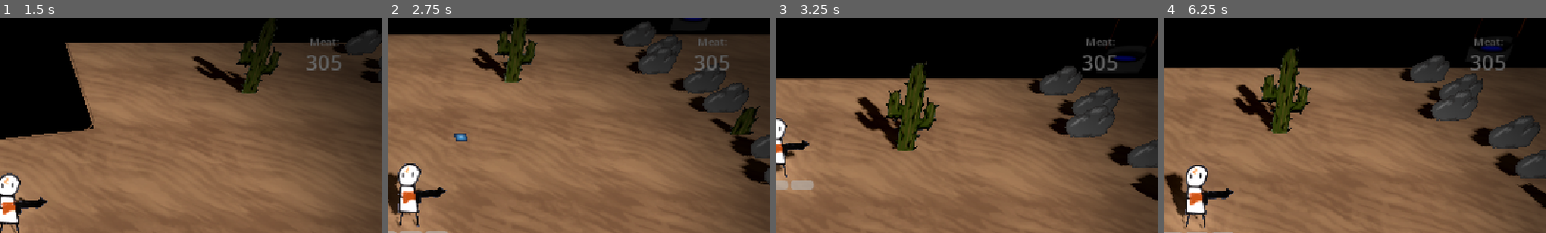
Above: before the commit, frames 1-4 (left to right).
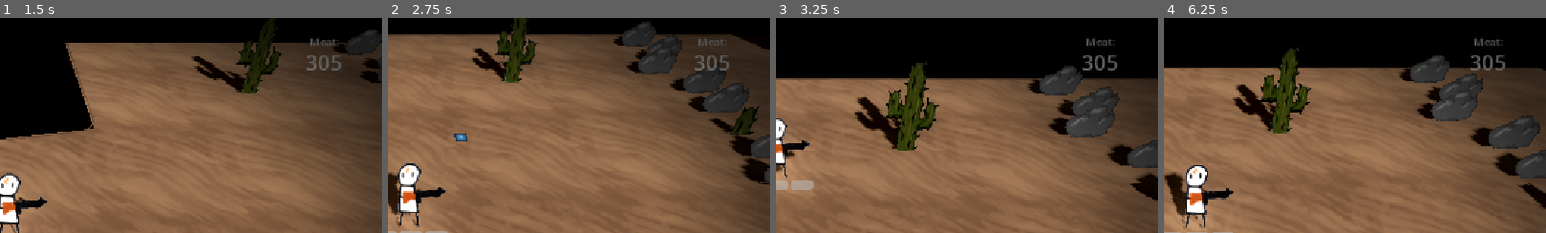
Above: after the commit, the same moments.

Repository: gmuGADIG/DEADSHOT
Game: Godot game, scene res://world/levels/desert_intro/level_desert_intro.tscn
Same seed, same stepped clock (60 frames per second), same inputs: the game is played once before the commit and once after it. This scene is started directly instead of the project's main scene. The engine's default icon, where the game draws it, is replaced by a stand-in: a white triangle on a blue panel in a dark square. Sound files missing from this copy of the repository are replaced by a short silence.
Inputs (mouse positions are % of the whole screen's width and height, from its top left):
- Up to frame 1 (1.5 s): move the mouse to (72, 45) at 0.52 s; press the mouse at (72, 45) at 0.53 s; hold D (move_right) 0.53-1.28 s; move the mouse to (30, 55) at 1.27 s; release the mouse at (30, 55) at 1.28 s; hold S (move_down) from 1.28 s (still down); tap E (interact) at 1.35 s
- Up to frame 2 (2.75 s): move the mouse to (60, 28) at 2.02 s; release S (move_down) at 2.03 s; hold D (move_right) from 2.03 s (still down); hold Shift (quick_purchase) from 2.03 s (still down)
- Up to frame 3 (3.25 s): move the mouse to (45, 70) at 2.77 s; release D (move_right) at 2.78 s; release Shift (quick_purchase) at 2.78 s; hold W (move_up) from 2.78 s (still down); tap Space (roll) at 2.85 s
- Up to frame 4 (6.25 s): move the mouse to (80, 65) at 3.52 s; release W (move_up) at 3.53 s; hold Right mouse button (whip) 3.53-4.28 s; hold A (move_left) 3.53-5.03 s; move the mouse to (20, 35) at 4.27 s; click (20, 35) at 4.35 s; move the mouse to (55, 50) at 5.02 s; hold S (move_down) 5.03-5.78 s; hold E (interact) 5.03-5.78 s; move the mouse to (35, 25) at 5.77 s; hold D (move_right) from 5.78 s (still down); tap Shift (quick_purchase) at 5.85 s
The pictures show only the part of the screen within x 50-100%, y 0-50%; the shares and areas given below are measured in that part.

Frame 1 is identical in both runs. In frame 2, 0.4% of the frame differs, in the area x 77-100%, y 0-15%; in frame 3, 0.1%; in frame 4, 0.2%.

Commit message:
Sheriff office, general store, and well art

Diff:
--- a/world/decoration/well/well.tscn
+++ b/world/decoration/well/well.tscn
@@ -1,16 +1,11 @@
-[gd_scene load_steps=3 format=3 uid="uid://8er7o8byf7v1"]
+[gd_scene load_steps=2 format=3 uid="uid://8er7o8byf7v1"]
 
-[ext_resource type="Texture2D" uid="uid://ducth8c6ucegc" path="res://temp_art/well_temp.png" id="1_5ot4x"]
-[ext_resource type="PackedScene" uid="uid://0ndhmibsve8k" path="res://world/comment/comment.tscn" id="2_7ys7j"]
+[ext_resource type="Texture2D" uid="uid://bk2jdlg2kse1x" path="res://world/decoration/well/well.png" id="1_23g2p"]
 
 [node name="Well" type="Node3D"]
 
 [node name="Sprite3D" type="Sprite3D" parent="."]
-transform = Transform3D(1, 0, 0, 0, 0.8660254, 0.5, 0, -0.5, 0.8660254, 0, 1.5324762, 0)
+transform = Transform3D(1.4, 0, 0, 0, 1.2124355, 0.7, 0, -0.7, 1.2124355, 0, 2.0463405, 0)
 pixel_size = 0.0033
 alpha_cut = 1
-texture = ExtResource("1_5ot4x")
-
-[node name="UNFINISHED" parent="." instance=ExtResource("2_7ys7j")]
-transform = Transform3D(1, 0, 0, 0, 1, 0, 0, 0, 1, 0, 1.9037161, 0)
-text = "(wip)"
+texture = ExtResource("1_23g2p")
--- a/world/levels/desert_intro/level_desert_intro.tscn
+++ b/world/levels/desert_intro/level_desert_intro.tscn
@@ -125,7 +125,7 @@
 transform = Transform3D(1, 0, 0, 0, 1, 0, 0, 0, 1, -33.031456, 0, 8.054257)
 
 [node name="Well" parent="LeftArea/Decoration" index="3" instance=ExtResource("7_7xwwm")]
-transform = Transform3D(1, 0, 0, 0, 1, 0, 0, 0, 1, -28.720901, -0.0001033251, -9.577308)
+transform = Transform3D(1, 0, 0, 0, 1, 0, 0, 0, 1, -24.132736, -0.000102848266, -7.629016)
 
 [node name="Encounter" parent="LeftArea" index="2" instance=ExtResource("10_hfrtt")]
 transform = Transform3D(1, 0, 0, 0, 1, 0, 0, 0, 1, -31.931274, 0, 7.9214277)
@@ -175,7 +175,7 @@
 transform = Transform3D(1, 0, 0, 0, 1, 0, 0, 0, 1, 14.922581, 0, -8.826532)
 
 [node name="Well2" parent="RightArea/Decoration" index="2" instance=ExtResource("7_7xwwm")]
-transform = Transform3D(1, 0, 0, 0, 1, 0, 0, 0, 1, 19.257309, -0.0001033251, 13.802551)
+transform = Transform3D(1, 0, 0, 0, 1, 0, 0, 0, 1, 18.933622, -0.0001033251, 12.811022)
 
 [node name="Encounter2" parent="RightArea" index="2" instance=ExtResource("10_hfrtt")]
 transform = Transform3D(1, 0, 0, 0, 1, 0, 0, 0, 1, 5.5439053, 0, 7.6797676)
--- a/world/levels/town/level_town_base.tscn
+++ b/world/levels/town/level_town_base.tscn
@@ -1,8 +1,10 @@
-[gd_scene load_steps=9 format=3 uid="uid://cxahvvaidpg32"]
+[gd_scene load_steps=11 format=3 uid="uid://cxahvvaidpg32"]
 
 [ext_resource type="PackedScene" uid="uid://bk60c4813t663" path="res://world/levels/level_base.tscn" id="1_tcp4o"]
 [ext_resource type="PackedScene" uid="uid://0ndhmibsve8k" path="res://world/comment/comment.tscn" id="2_d6o6r"]
 [ext_resource type="Resource" uid="uid://q24ustx30otu" path="res://world/floor/sand/sand.tres" id="3_q3pnm"]
+[ext_resource type="Texture2D" uid="uid://d4iomax3x56yw" path="res://world/decoration/buildings/general_store.png" id="5_5qvel"]
+[ext_resource type="Texture2D" uid="uid://dogpjy022cabi" path="res://world/decoration/buildings/sheriff_office.png" id="5_ad2bl"]
 [ext_resource type="PackedScene" uid="uid://cgj018oscuhf6" path="res://world/decoration/buildings/house.tscn" id="7_3kx2l"]
 [ext_resource type="PackedScene" uid="uid://crroyl2puavcb" path="res://world/decoration/floor_lantern/floor_lantern.tscn" id="8_0fxxf"]
 [ext_resource type="PackedScene" uid="uid://8er7o8byf7v1" path="res://world/decoration/well/well.tscn" id="9_7fok8"]
@@ -61,8 +63,11 @@
 [node name="House4" parent="Houses" index="3" instance=ExtResource("7_3kx2l")]
 transform = Transform3D(1, 0, 0, 0, 1, 0, 0, 0, 1, -21.89583, 0, 0.29475403)
 
-[node name="House5" parent="Houses" index="4" instance=ExtResource("7_3kx2l")]
-transform = Transform3D(1, 0, 0, 0, 1, 0, 0, 0, 1, 33.520203, 0, -0.3286028)
+[node name="SheriffOffice" type="Sprite3D" parent="Houses" index="4"]
+transform = Transform3D(0.7833022, 0, 0, 0, 0.67835957, 0.3916511, 0, -0.3916511, 0.67835957, 37.414806, 3.4319782, 1.0083961)
+pixel_size = 0.0033
+alpha_cut = 1
+texture = ExtResource("5_ad2bl")
 
 [node name="House6" parent="Houses" index="5" instance=ExtResource("7_3kx2l")]
 transform = Transform3D(1, 0, 0, 0, 1, 0, 0, 0, 1, 55.510063, 0, -0.80777645)
@@ -73,14 +78,17 @@
 [node name="House8" parent="Houses" index="7" instance=ExtResource("7_3kx2l")]
 transform = Transform3D(1, 0, 0, 0, 1, 0, 0, 0, 1, 1.1718159, 0, 40.312164)
 
-[node name="House9" parent="Houses" index="8" instance=ExtResource("7_3kx2l")]
+[node name="GeneralStore" type="Sprite3D" parent="Houses" index="8"]
+transform = Transform3D(1.2736995, 0.049857985, 0.028785521, -0.057571046, 1.1030561, 0.6368497, 0, -0.6374999, 1.1041822, -1.1058922, 3.8271213, -8.26967)
+pixel_size = 0.0033
+alpha_cut = 1
+texture = ExtResource("5_5qvel")
+
+[node name="House9" parent="Houses" index="9" instance=ExtResource("7_3kx2l")]
 transform = Transform3D(1, 0, 0, 0, 1, 0, 0, 0, 1, 31.601847, 0, 24.403908)
 
-[node name="House10" parent="Houses" index="9" instance=ExtResource("7_3kx2l")]
+[node name="House10" parent="Houses" index="10" instance=ExtResource("7_3kx2l")]
 transform = Transform3D(1, 0, 0, 0, 1, 0, 0, 0, 1, 32.27104, 0, 40.513283)
-
-[node name="House11" parent="Houses" index="10" instance=ExtResource("7_3kx2l")]
-transform = Transform3D(1, 0, 0, 0, 1, 0, 0, 0, 1, 0.711514, 0, -7.5409975)
 
 [node name="House12" parent="Houses" index="11" instance=ExtResource("7_3kx2l")]
 transform = Transform3D(1, 0, 0, 0, 1, 0, 0, 0, 1, 0.25496435, 0, -23.391438)
Binary file added: world/decoration/buildings/general_store.png
Not shown, added: world/decoration/buildings/general_store.png.import
Binary file added: world/decoration/buildings/sheriff_office.png
Not shown, added: world/decoration/buildings/sheriff_office.png.import
Binary file added: world/decoration/well/well.png
Not shown, added: world/decoration/well/well.png.import
